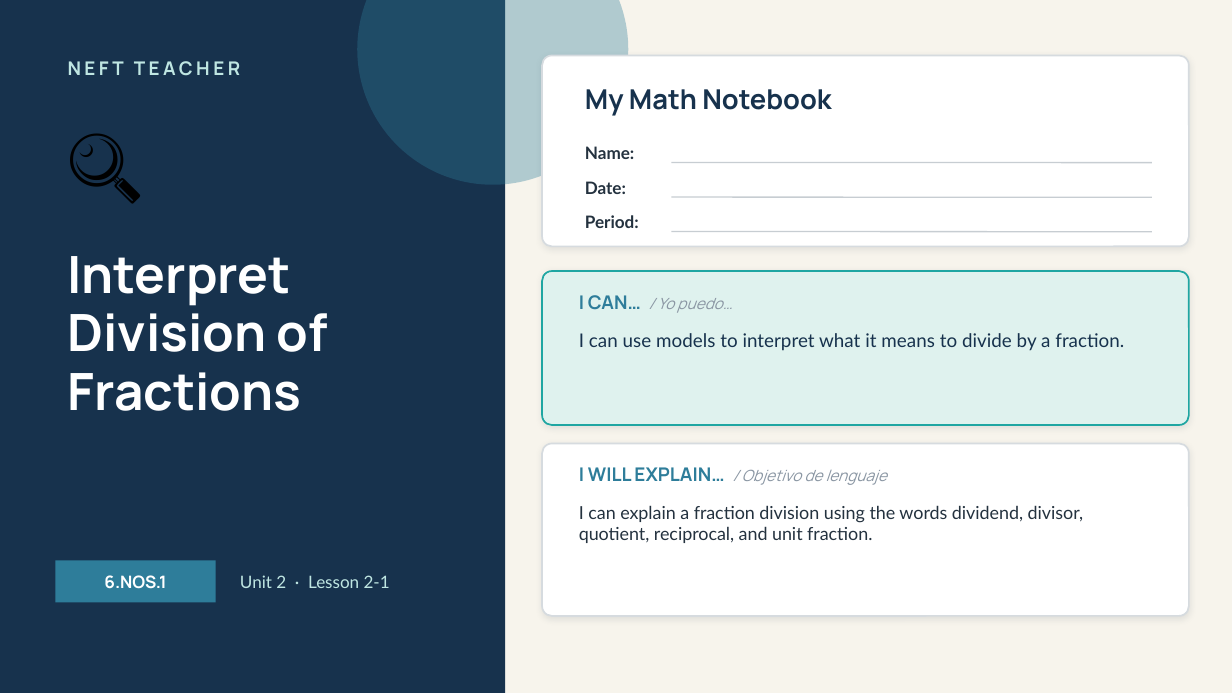
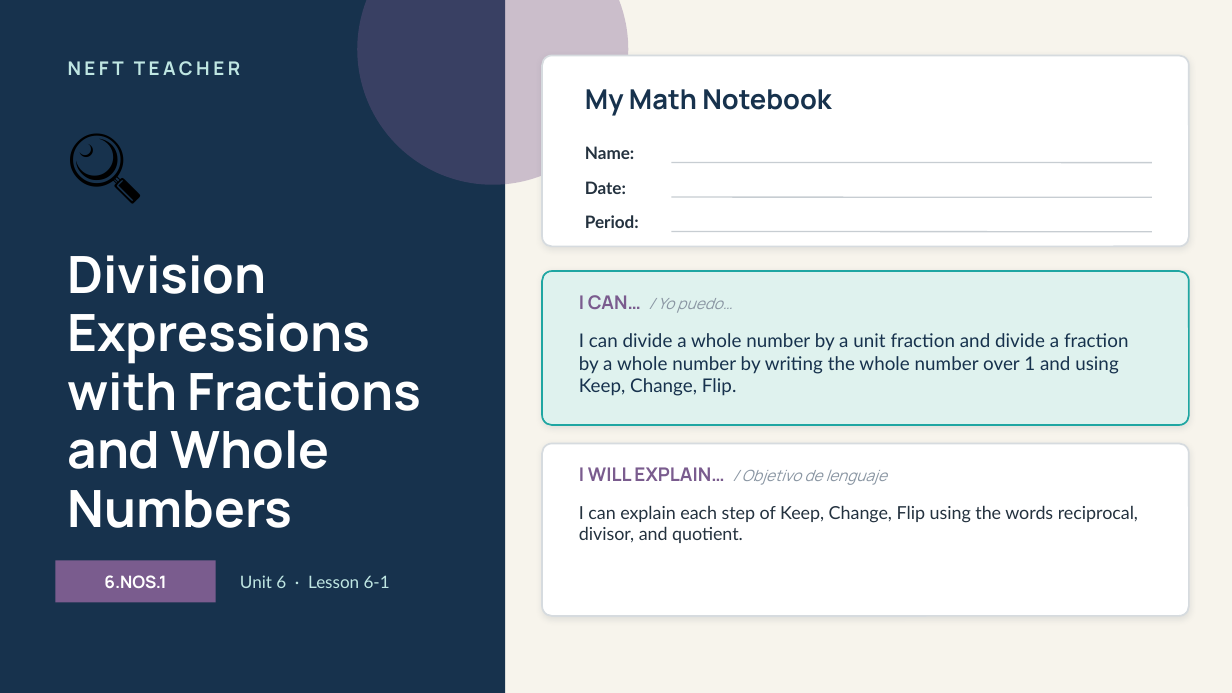
Before and after one commit to Baltimoreteacher1/neft-classroom-html-activities, a slide deck: slide 1 of lessons/6-1/slides.pptx. Drawn at 1232x693 pixels with LibreOffice and Linux fonts; fonts in the diff are those of the drawing. Boxes give left, top, right and bottom in pixels: in the first picture for what was removed or moved away, otherwise in the second. Text is boxed around its words. In the diff, an @@ line names an element or a change of style, - is before the commit and + after.

```diff
--- a/lessons/6-1/slides.pptx
+++ b/lessons/6-1/slides.pptx
@@ ellipse at bbox=[357, 0, 628, 185]: fill #2E7D9A at 35% opacity to #7A5C8E at 35% opacity @@
@@ text at bbox=[68, 255, 422, 528]: text changed @@
-Interpret Division of Fractions
+Division Expressions with Fractions and Whole Numbers
@@ text "I CAN… / Yo puedo…" at bbox=[579, 295, 732, 313]: text colour #2E7D9A to #7A5C8E in "I CAN…" @@
@@ text at bbox=[579, 333, 1128, 396]: text changed @@
-I can use models to interpret what it means to divide by a fraction.
+I can divide a whole number by a unit fraction and divide a fraction by a whole number by writing the whole number over 1 and using Keep, Change, Flip.
@@ text "I WILL EXPLAIN… / Objetivo ..." at bbox=[579, 467, 887, 485]: text colour #2E7D9A to #7A5C8E in "I WILL EXPLAIN…" @@
@@ text at bbox=[579, 505, 1138, 543]: text changed @@
-I can explain a fraction division using the words dividend, divisor, quotient, reciprocal, and unit fraction.
+I can explain each step of Keep, Change, Flip using the words reciprocal, divisor, and quotient.
@@ rectangle "6.NOS.1" at bbox=[55, 561, 216, 602]: fill #2E7D9A to #7A5C8E @@
@@ text at bbox=[240, 575, 390, 588]: text changed @@
-Unit 2 · Lesson 2-1
+Unit 6 · Lesson 6-1
```
Also in this commit, not shown: 16 other slides changed, 35 other files.
